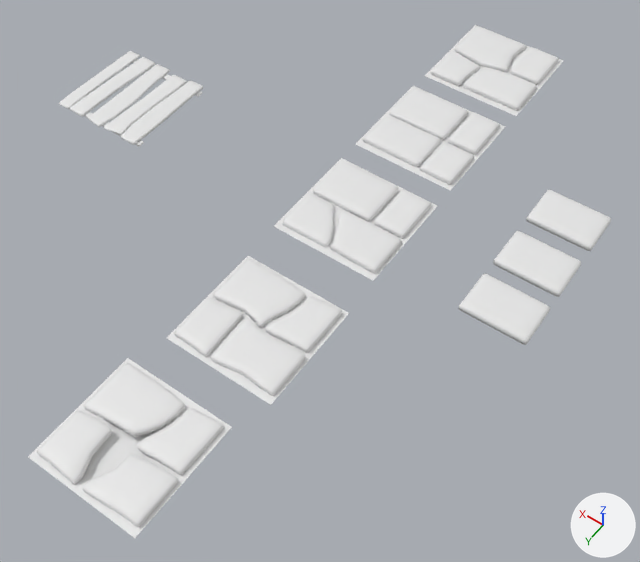
The FBX model Assets/Model/MDL_Ground.fbx: old version first, new version second.
One viewpoint serves both versions: a camera (50 mm lens) standing at (-4.58, 6.7, 5.58) and looking at (-1.84, 2.86, -0.46). Every picture has the same lights, and +X, +Y and +Z are marked at lower right. Where no turn or scale is listed for an object, it has been applied to the vertices.

The first picture shows 'MDL_Floor_01', 'MDL_Floor_02', 'MDL_Floor_03', 'MDL_Floor_04', 'MDL_Floor_05', 'MDL_Floor_Wood', 'MDL_Stone_01', 'MDL_Stone_02', 'MDL_Stone_03'.
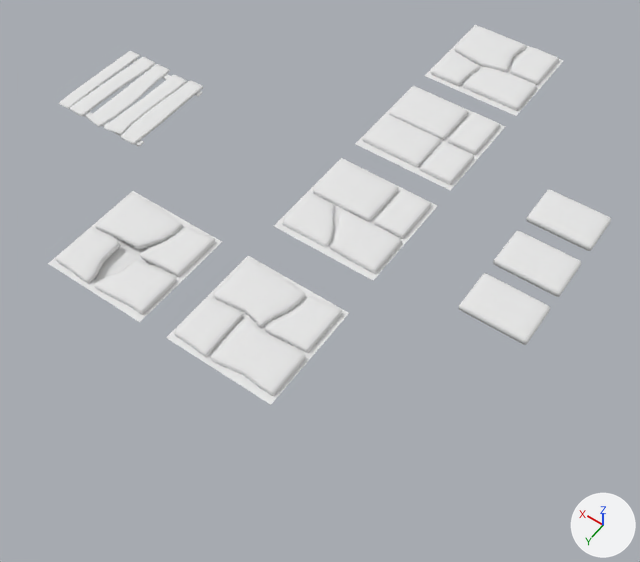
The newer file is also turned or shifted as a whole; pictures and numbers use the older file's frame.

Diff of the bpy script that builds the scene:
```diff
--- a/Assets/Model/MDL_Ground.fbx.py
+++ b/Assets/Model/MDL_Ground.fbx.py
@@ ob_mdl_floor_05 @@
 ob_mdl_floor_05 = bpy.data.objects.new('MDL_Floor_05', me_plane_053)
-ob_mdl_floor_05.location = (-1.802, 5.078, 0.0)
+ob_mdl_floor_05.location = (-0.651, 3.786, 0.0)
```

Boxes (x1, y1, x2, y2) around the edits, measured in the pictures (640 x 562 px):
'MDL_Floor_05', moved: before (28, 358, 232, 538); after (48, 191, 222, 322)
